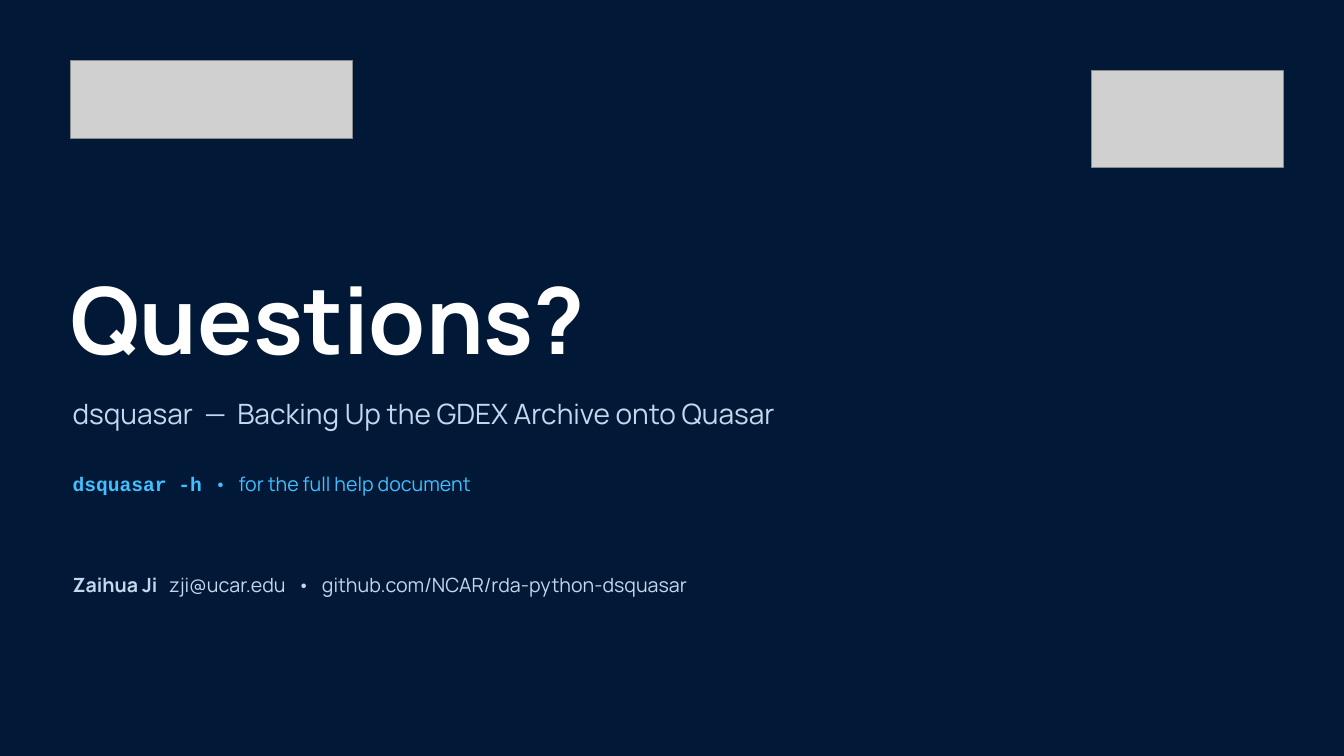
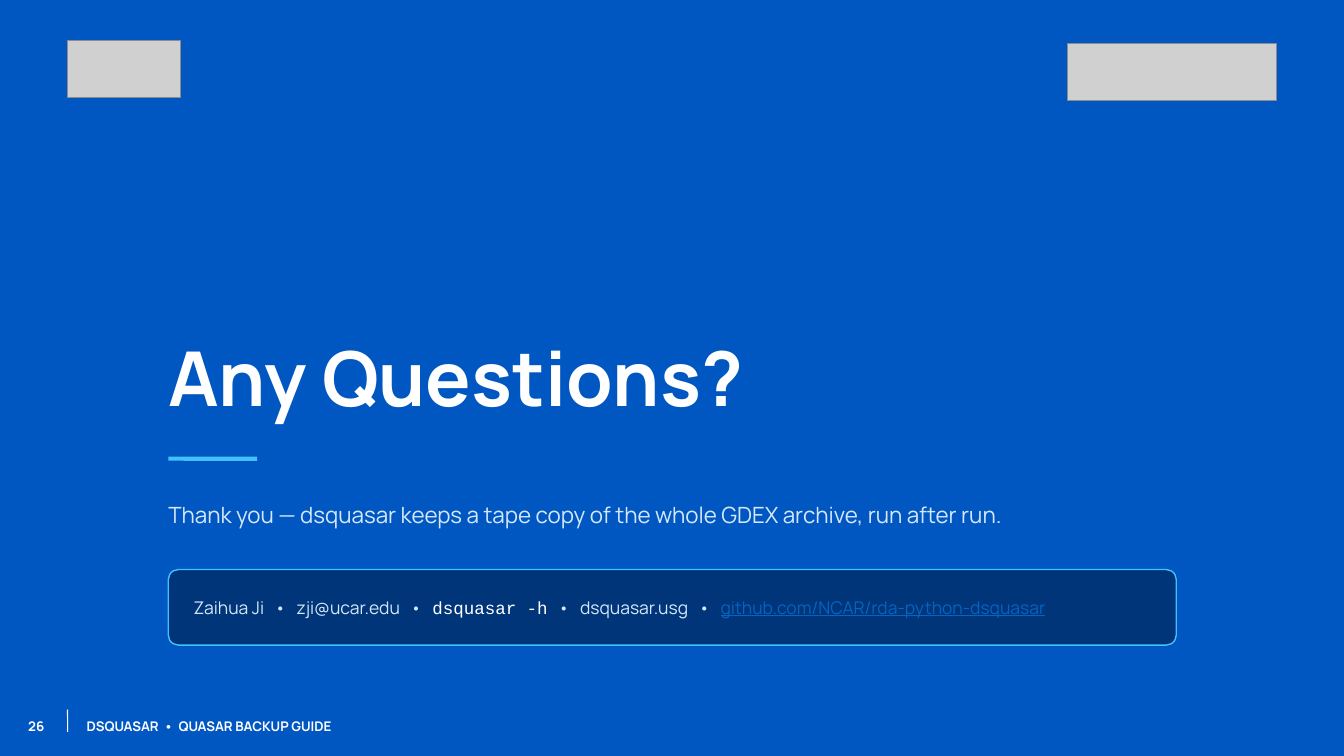
Before and after one commit to NCAR/rda-python-dsquasar, a slide deck: slide 27 of docs/slides/dsquasar_guide.pptx. Drawn at 1344x756 pixels with LibreOffice and Linux fonts; fonts in the diff are those of the drawing; grey boxes stand for pictures; background and template pictures are left out. Boxes give left, top, right and bottom in pixels: in the first picture for what was removed or moved away, otherwise in the second. Text is boxed around its words. In the diff, an @@ line names an element or a change of style, - is before the commit and + after.

```diff
--- a/docs/slides/dsquasar_guide.pptx
+++ b/docs/slides/dsquasar_guide.pptx
@@ background #011837 to picture (left out) @@
@@ picture: place and size @@
-picture at (1092, 71, 1284, 167)
+picture at (68, 40, 180, 98)
@@ picture: place and size @@
-picture at (71, 60, 353, 138)
+picture at (1068, 43, 1276, 101)
@@ text "Any Questions?" at (168, 350, 743, 424): vertical alignment middle to bottom @@
@@ text at (168, 350, 743, 424): text changed; size 66 to 54 pt @@
-Questions?
+Any Questions?
@@ text removed at (73, 403, 775, 431) @@
-dsquasar — Backing Up the GDEX Archive onto Quasar
@@ text removed at (73, 476, 471, 496) @@
-dsquasar -h • for the full help document
@@ line added from (168, 459) to (257, 459), #42C0FF 3 pt @@
@@ text added at (168, 506, 1001, 529), 16 pt, text #D5E8FA @@
+Thank you — dsquasar keeps a tape copy of the whole GDEX archive, run after run.
@@ rounded rectangle added at (168, 570, 1177, 645), fill #00357A, outline #42C0FF 1 pt @@
@@ text at (194, 601, 1046, 619): text changed; size 14 to 12.5 pt; text colour #C3D7EE to #D5E8FA @@
-Zaihua Ji zji@ucar.edu • github.com/NCAR/rda-python-dsquasar
+Zaihua Ji • zji@ucar.edu • dsquasar -h • dsquasar.usg • github.com/NCAR/rda-python-dsquasar
@@ line added from (68, 710) to (68, 732), #FFFFFF 0.75 pt @@
@@ text added at (28, 721, 44, 731), 9.5 pt, text #FFFFFF, bold @@
+26
@@ text added at (87, 721, 331, 732), 9.5 pt, text #FFFFFF, bold @@
+DSQUASAR • QUASAR BACKUP GUIDE
```
Also in this commit, not shown: 26 other slides changed, 5 other files.
